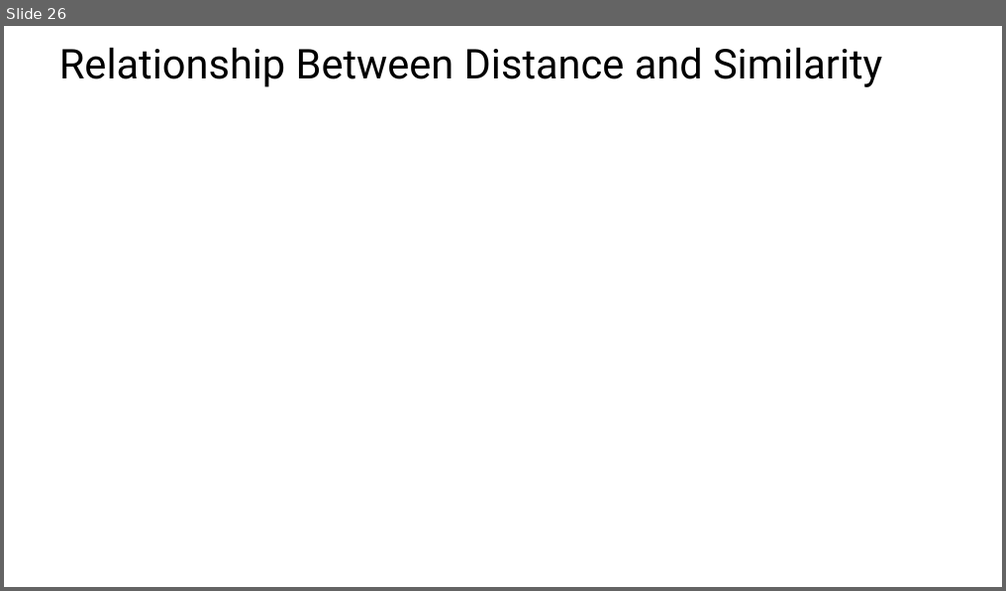
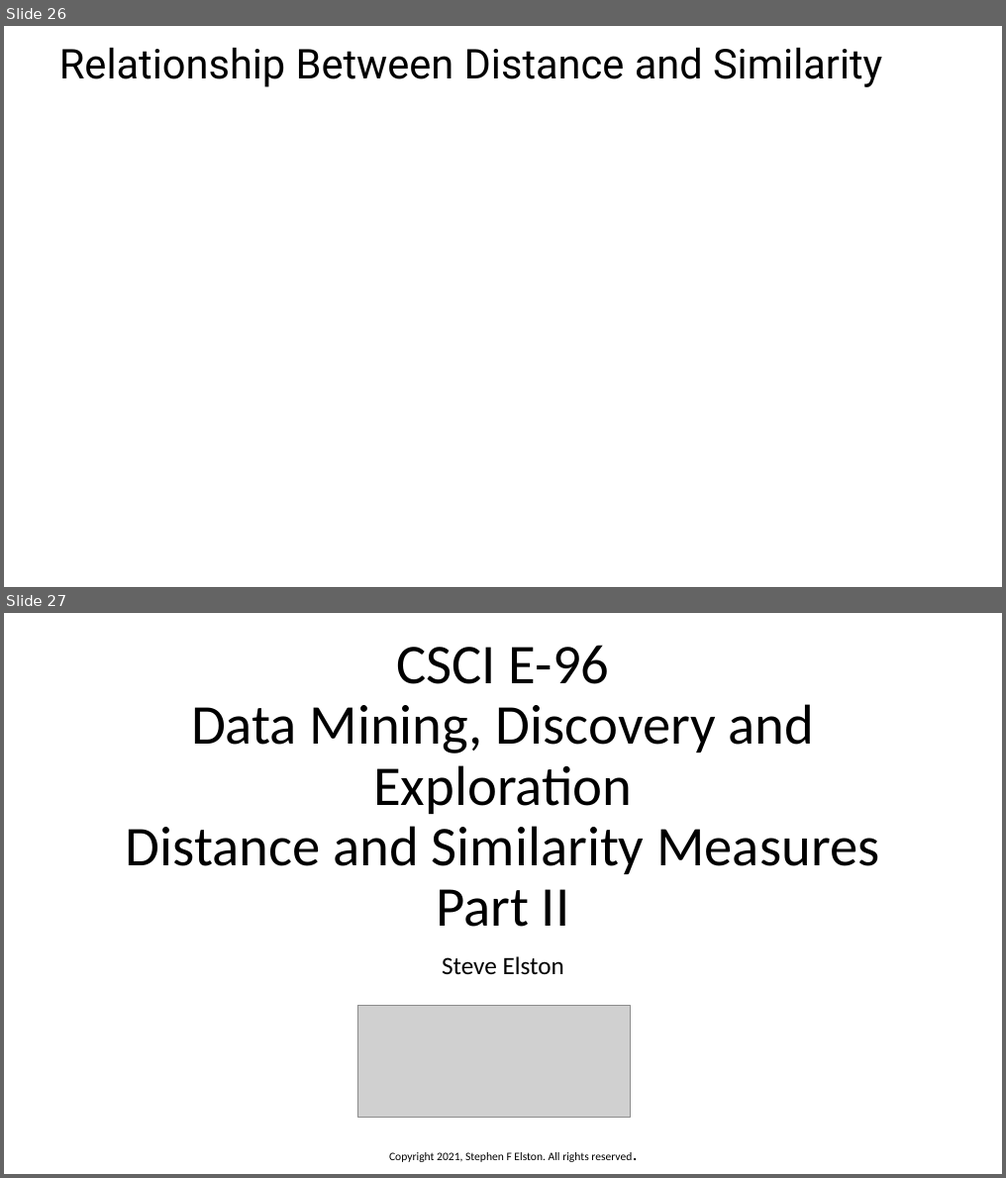
Before and after one commit to StephenElston/CSCI-E-108, a slide deck: slides/4_DistanceAndSimilarityMeasures.pptx. Shown one above the other, each under a label of ours: slide 26 before the commit, slides 26 and 27 after it. The pictures are 1006x591 and 1006x1178 pixels, drawn with LibreOffice and Linux fonts; fonts in the diff are those of the drawing; grey boxes stand for pictures. Boxes give left, top, right and bottom in pixels: in the first picture for what was removed or moved away, otherwise in the second. Text is boxed around its words. In the diff, an @@ line names an element or a change of style, - is before the commit and + after.

```diff
--- a/slides/4_DistanceAndSimilarityMeasures.pptx
+++ b/slides/4_DistanceAndSimilarityMeasures.pptx
@@ slide 27 added at <box>4,613,1002,1174</box>, background #FFFFFF @@
@@ title added at <box>126,645,879,927</box>, 54 pt, text #000000 @@
+CSCI E-96
+Data Mining, Discovery and Exploration
+Distance and Similarity Measures
+Part II
@@ subtitle added at <box>442,957,564,975</box>, 24 pt, text #000000 @@
+Steve Elston
@@ picture added at <box>357,1005,631,1118</box> @@
@@ text added at <box>389,1153,632,1162</box>, 11 pt, text #000000 @@
+Copyright 2021, Stephen F Elston. All rights reserved.
```
Also in this commit, not shown: 5 slides changed.
